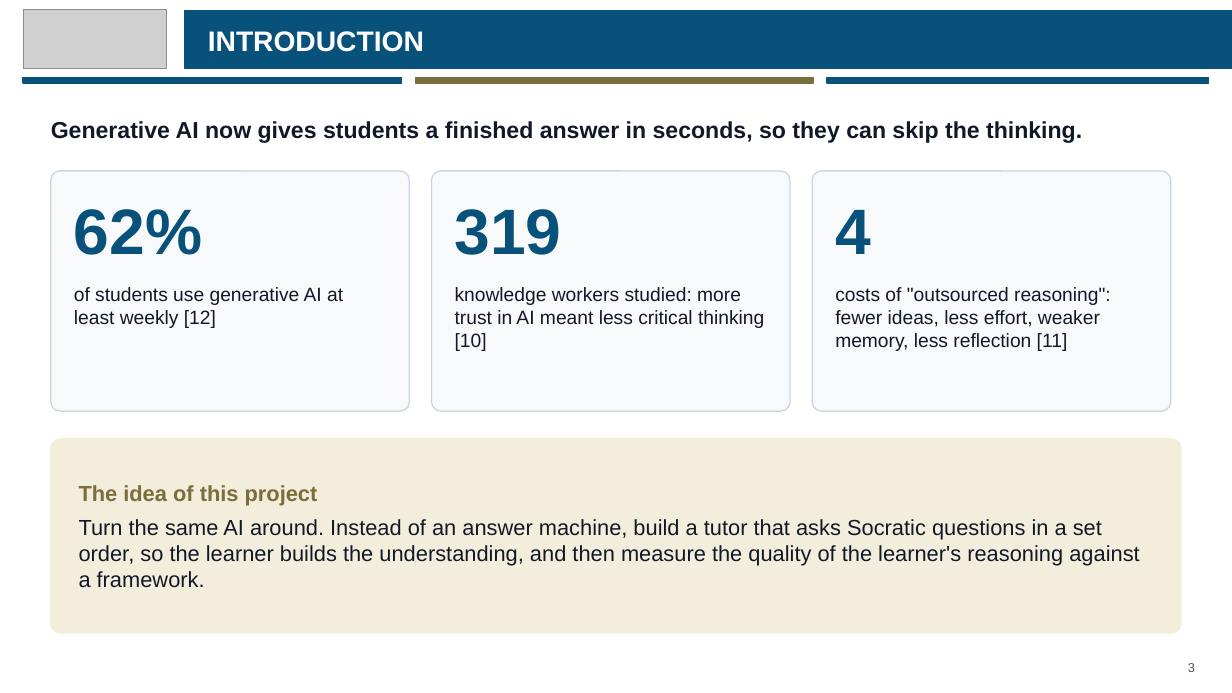
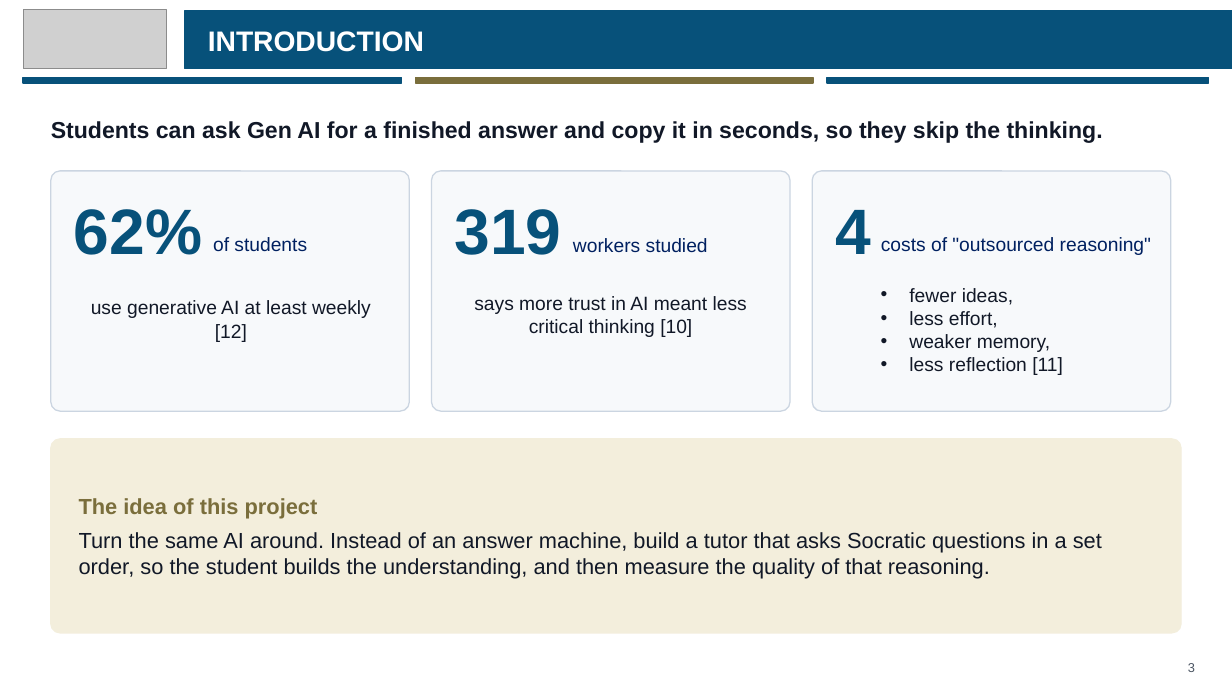
Before and after one commit to eusoffamir/Socratic-AI, a slide deck: slide 3 of docs/defence/Socratic AI Proposal Defence.pptx. Drawn at 1232x693 pixels with LibreOffice and Linux fonts; fonts in the diff are those of the drawing; grey boxes stand for pictures. Boxes give left, top, right and bottom in pixels: in the first picture for what was removed or moved away, otherwise in the second. Text is boxed around its words. In the diff, an @@ line names an element or a change of style, - is before the commit and + after.

```diff
--- a/docs/defence/Socratic AI Proposal Defence.pptx
+++ b/docs/defence/Socratic AI Proposal Defence.pptx
@@ text at box(51, 121, 1103, 143): text changed @@
-Generative AI now gives students a finished answer in seconds, so they can skip the thinking.
+Students can ask Gen AI for a finished answer and copy it in seconds, so they skip the thinking.
@@ text added at box(213, 237, 307, 252), 15 pt, text #002060 @@
+of students
@@ text added at box(573, 238, 708, 253), 15 pt, text #002060 @@
+workers studied
@@ text added at box(881, 237, 1151, 255), 15 pt, text #002060 @@
+costs of "outsourced reasoning"
@@ text at box(474, 296, 747, 337): text changed @@
-knowledge workers studied: more trust in AI meant less critical thinking [10]
+says more trust in AI meant less critical thinking [10]
@@ text at box(909, 288, 1063, 375): text changed @@
-costs of "outsourced reasoning": fewer ideas, less effort, weaker memory, less reflection [11]
+  • fewer ideas,
+  • less effort,
+  • weaker memory,
+  • less reflection [11]
@@ text at box(91, 300, 371, 342): text changed @@
-of students use generative AI at least weekly [12]
+use generative AI at least weekly [12]
@@ text at box(79, 532, 1102, 579): text changed @@
-Turn the same AI around. Instead of an answer machine, build a tutor that asks Socratic questions in a set order, so the learner builds the understanding, and then measure the quality of the learner's reasoning against a framework.
+Turn the same AI around. Instead of an answer machine, build a tutor that asks Socratic questions in a set order, so the student builds the understanding, and then measure the quality of that reasoning.
```
Also in this commit, not shown: 12 other slides changed, 1 slide added, 2 other files.
